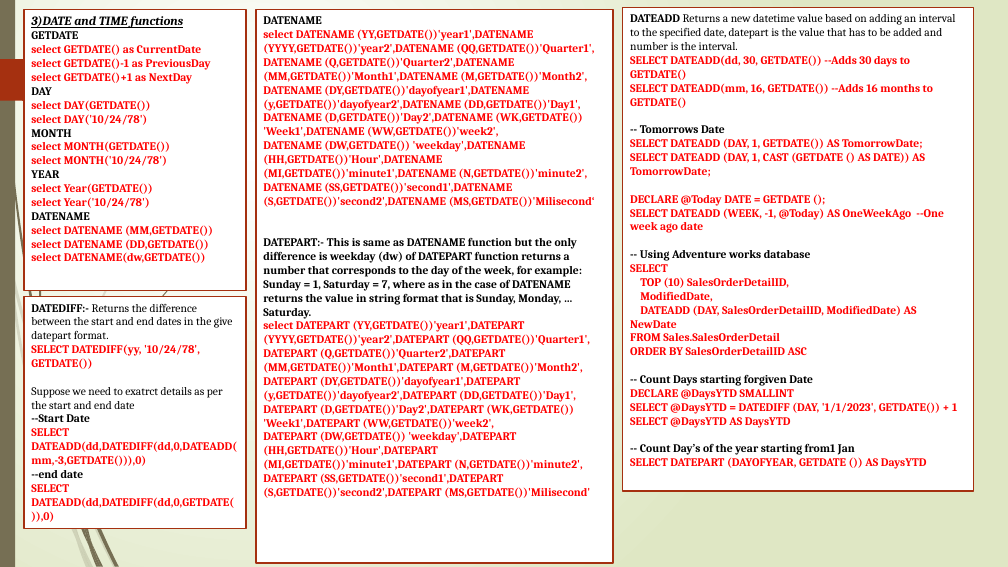
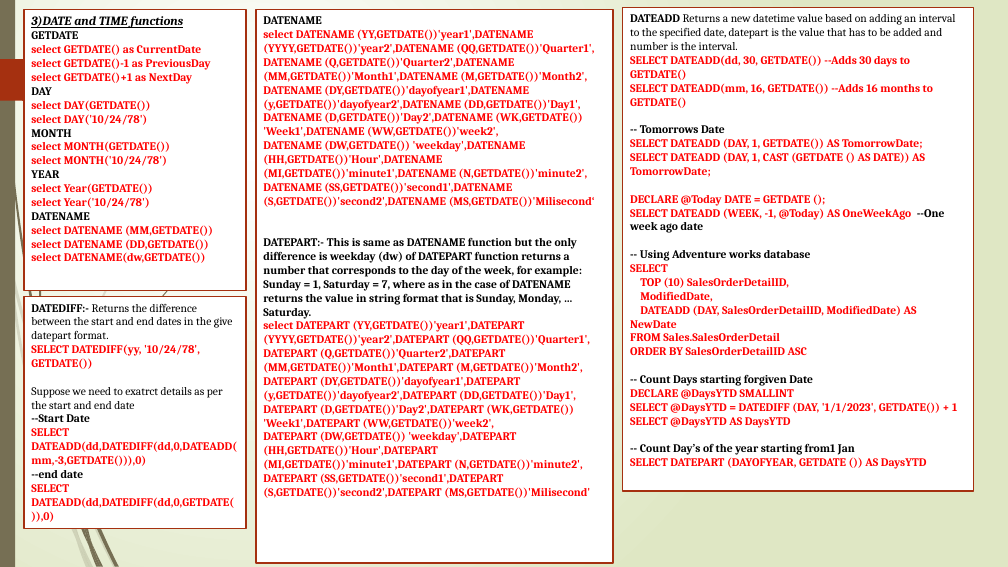
Before and after one commit to tanajisulagave/SQL-Server, a slide deck: slide 19 of SQL Server/SQL_PPT.pptx. Drawn at 1008x567 pixels with LibreOffice and Linux fonts; fonts in the diff are those of the drawing. Boxes give left, top, right and bottom in pixels: in the first picture for what was removed or moved away, otherwise in the second. Text is boxed around its words. In the diff, an @@ line names an element or a change of style, - is before the commit and + after.

```diff
--- a/SQL Server/SQL_PPT.pptx
+++ b/SQL Server/SQL_PPT.pptx
@@ text in rectangle at (630, 208, 945, 233): text colour #FF0000 to #000000 in "--One week ago date" @@
```
Also in this commit, not shown: 4 other slides changed, 3 slides added.
